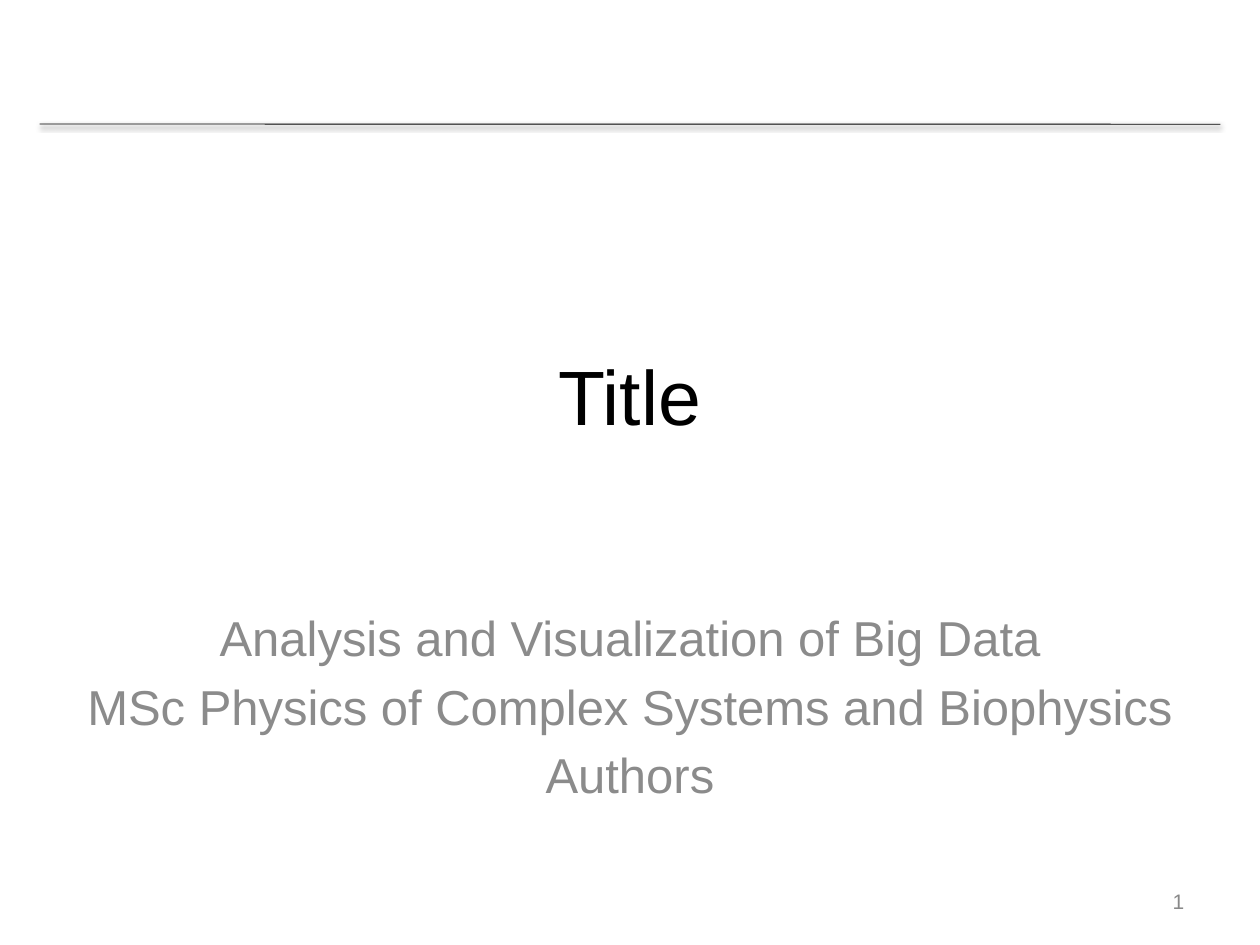
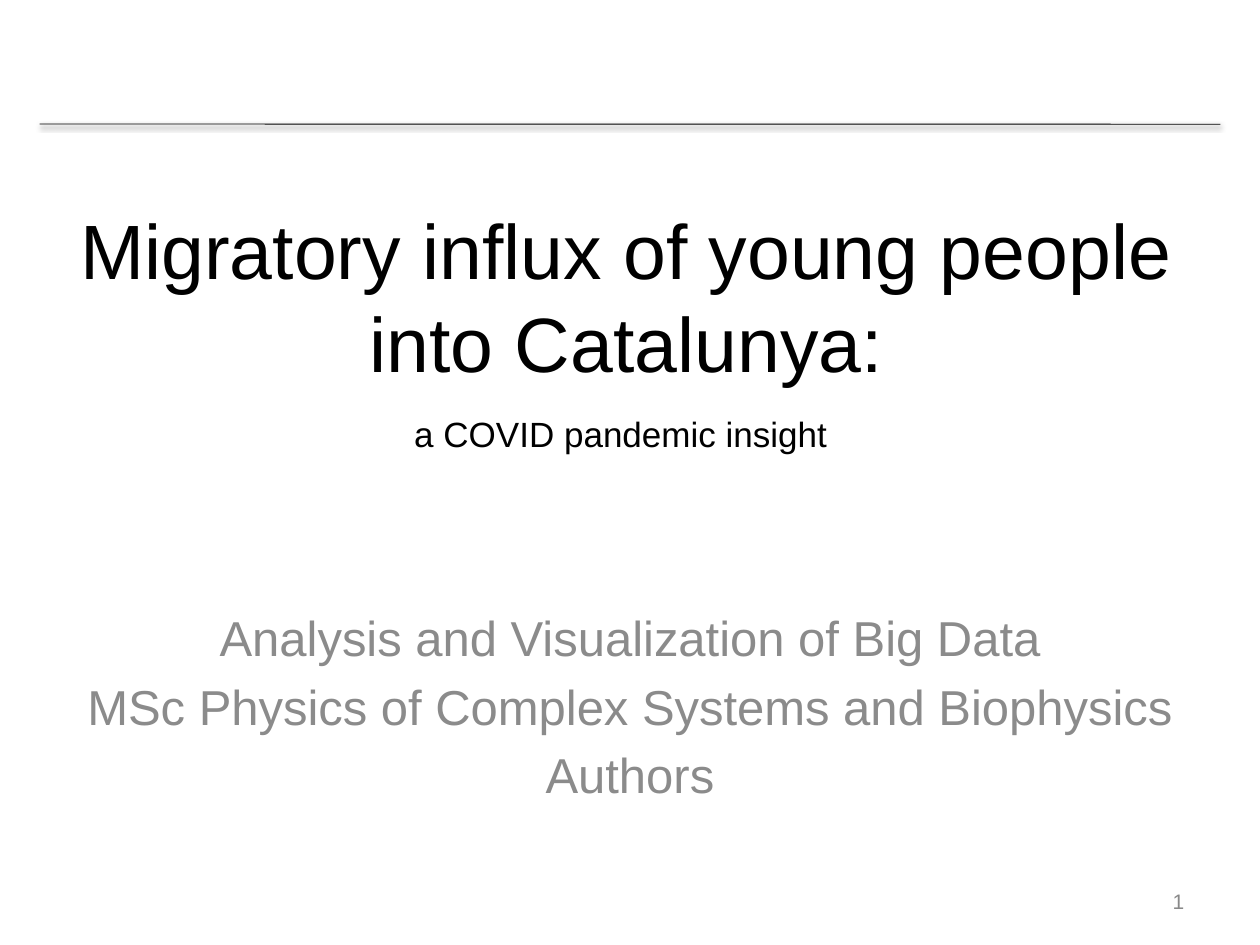
Before and after one commit to sowor14/Final_Dashboard, a slide deck: slide 1 of FinalPresentation_Template_authors.pptx. Drawn at 1260x945 pixels with LibreOffice and Linux fonts; fonts in the diff are those of the drawing; background and template pictures are left out. Boxes give left, top, right and bottom in pixels: in the first picture for what was removed or moved away, otherwise in the second. Text is boxed around its words. In the diff, an @@ line names an element or a change of style, - is before the commit and + after.

```diff
--- a/FinalPresentation_Template_authors.pptx
+++ b/FinalPresentation_Template_authors.pptx
@@ text at [80,223,1171,387]: text changed @@
-Title
+Migratory influx of young people into Catalunya:
@@ text added at [414,421,827,454], 20 pt, text #000000 @@
+a COVID pandemic insight
```
Also in this commit, not shown: 11 other slides changed, 1 slide added, 1 slide removed, 1 other file.
